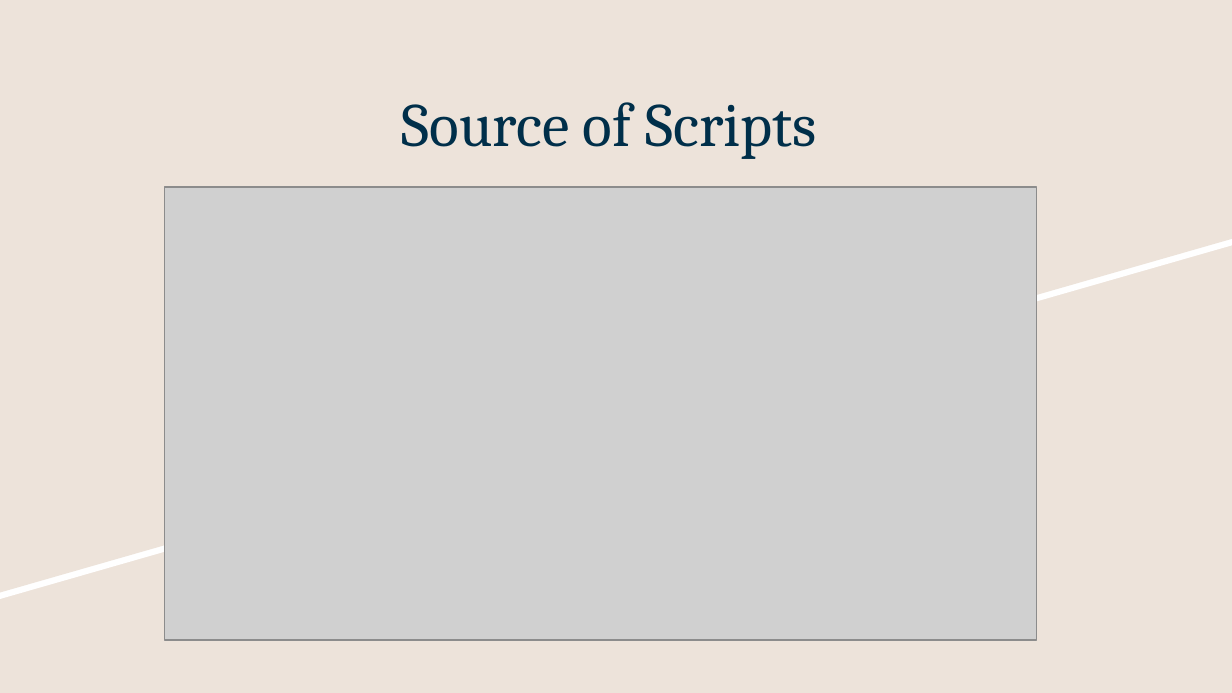
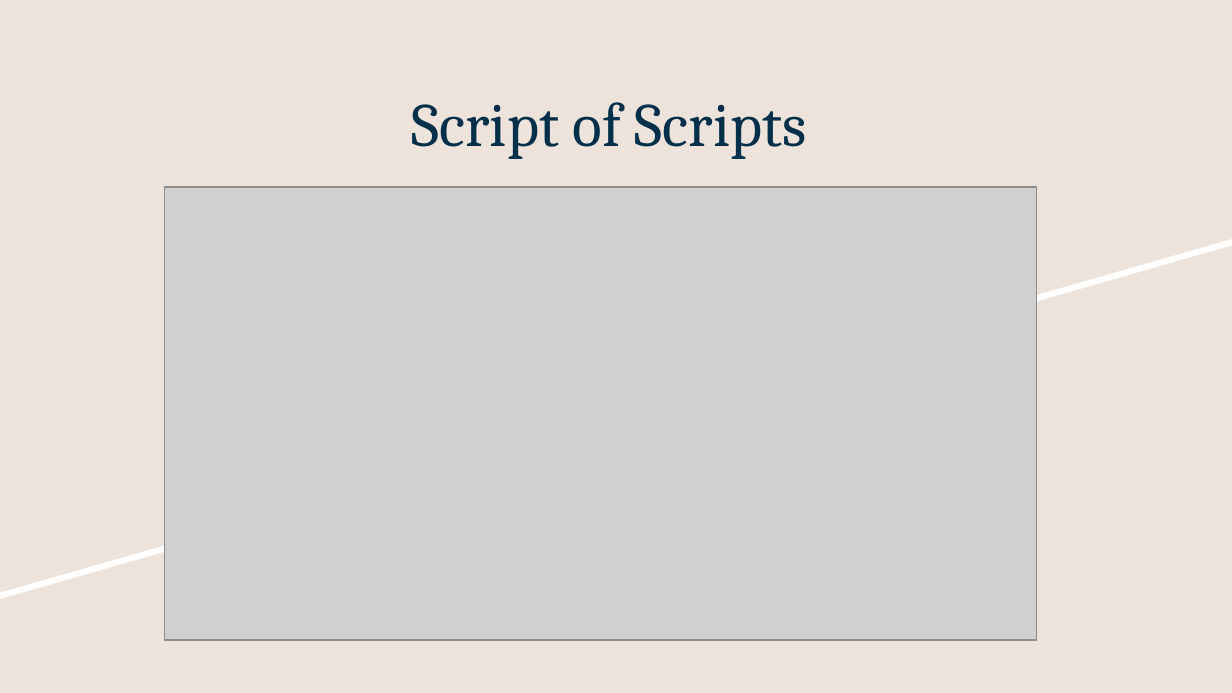
Before and after one commit to ltmollo/Running-Docker-on-HPC, a slide deck: slide 7 of task1.pptx. Drawn at 1232x693 pixels with LibreOffice and Linux fonts; fonts in the diff are those of the drawing; grey boxes stand for pictures. Boxes give left, top, right and bottom in pixels: in the first picture for what was removed or moved away, otherwise in the second. Text is boxed around its words. In the diff, an @@ line names an element or a change of style, - is before the commit and + after.

Commit message:
Update presentations

```diff
--- a/task1.pptx
+++ b/task1.pptx
@@ title at [412,102,806,159]: text changed @@
-Source of Scripts
+Script of Scripts
```
Also in this commit, not shown: 1 other file.
